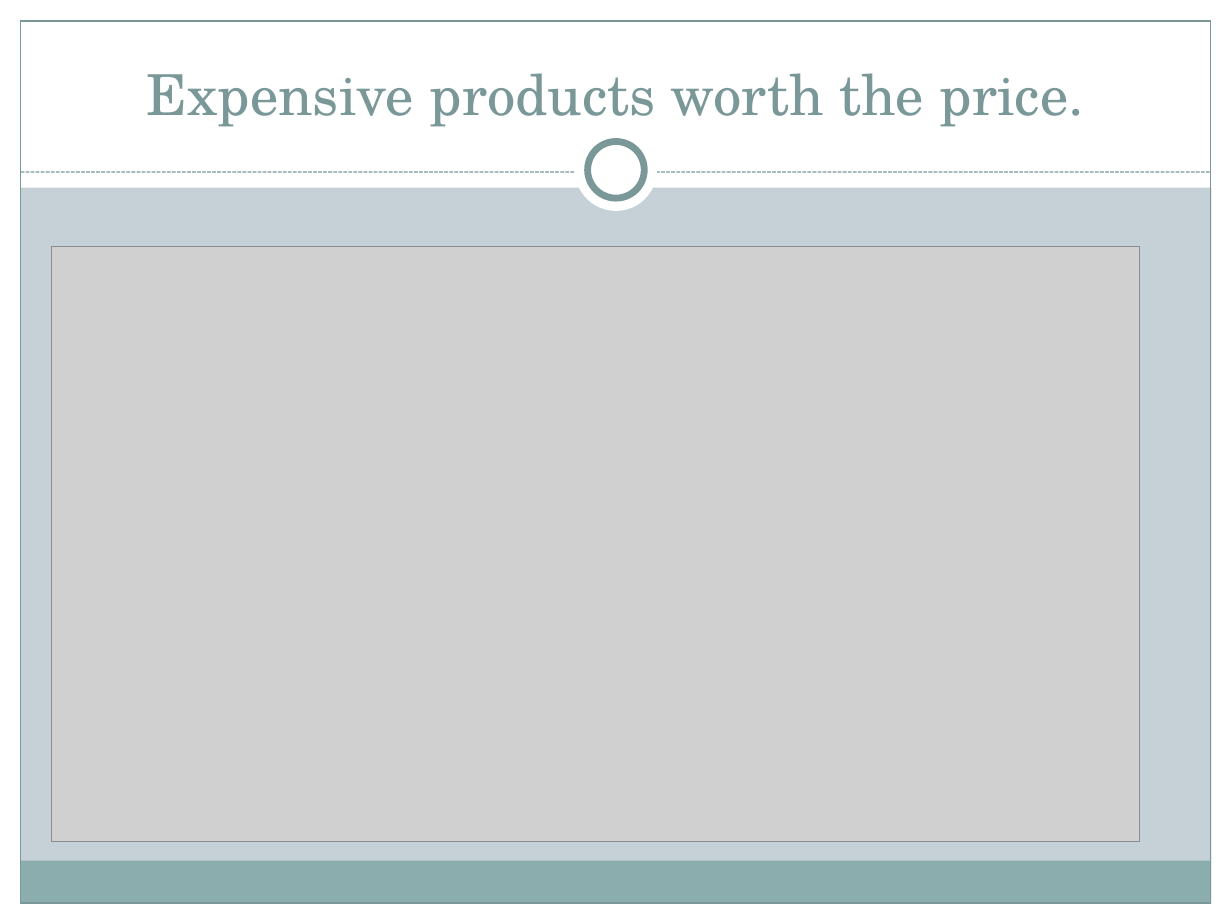
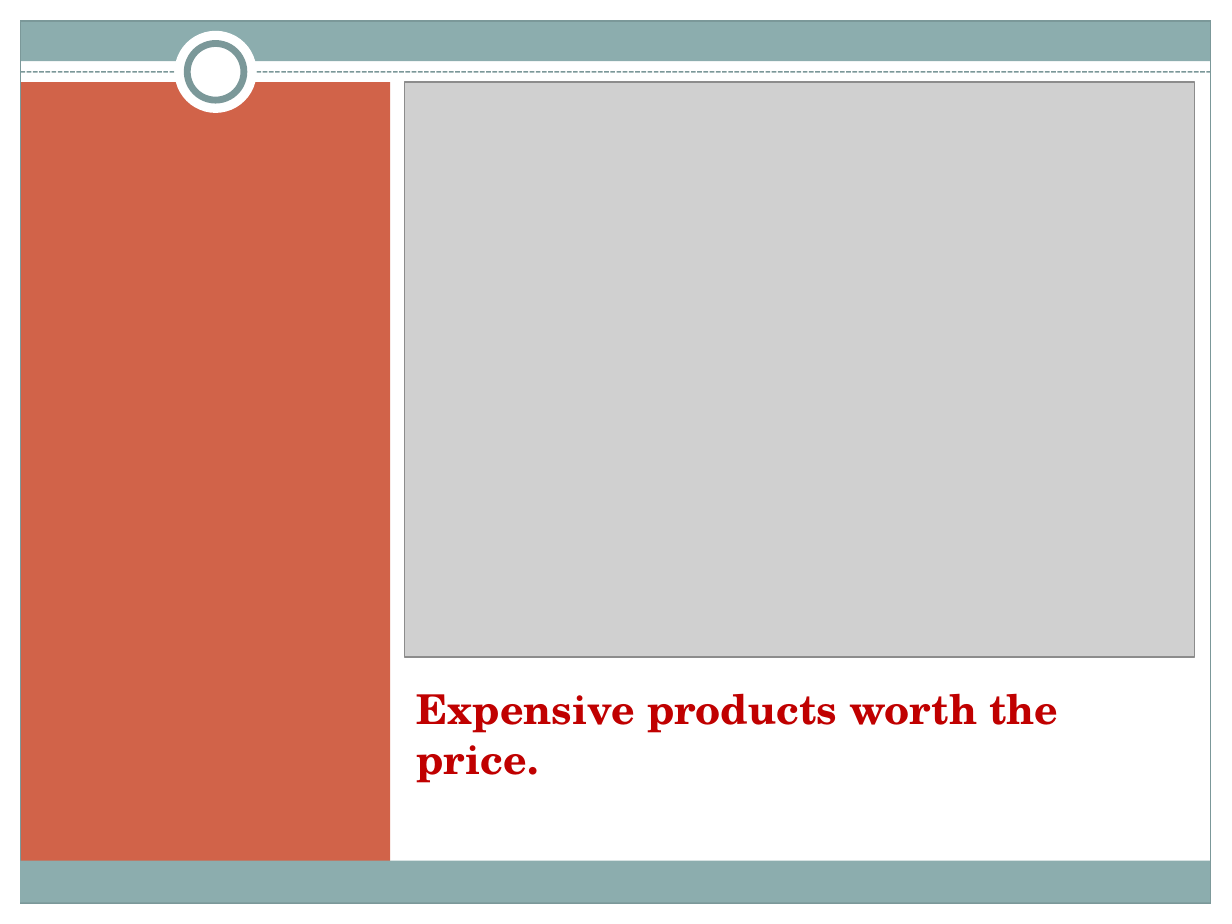
Before and after one commit to AshaSharmaGitHub/CDF-Project, a slide deck: slide 5 of Project-PPT.pptx. Drawn at 1232x924 pixels with LibreOffice and Linux fonts; fonts in the diff are those of the drawing; grey boxes stand for pictures. Boxes give left, top, right and bottom in pixels: in the first picture for what was removed or moved away, otherwise in the second. Text is boxed around its words. In the diff, an @@ line names an element or a change of style, - is before the commit and + after.

```diff
--- a/Project-PPT.pptx
+++ b/Project-PPT.pptx
@@ background #C5D1D7 to #FFFFFF @@
@@ rectangle: place and size @@
-rectangle at [0,0,1232,187]
+rectangle at [0,0,1232,21]
@@ rectangle added at [21,21,1211,62], fill #8CADAE @@
@@ ellipse: place and size @@
-ellipse at [575,129,658,212]
+ellipse at [175,31,257,113]
@@ ellipse: place and size @@
-ellipse at [588,142,644,198]
+ellipse at [187,43,244,100]
@@ line moved from (21, 172) - (1211, 172) to (21, 71) - (1211, 71) @@
@@ line (21, 71) - (1211, 71): stroke #7C999A 0.75 pt dashed to #7C999A 0.9 pt dashed @@
@@ rectangle added at [21,83,391,873], fill #D16349 @@
@@ picture: place and size @@
-picture at [52,246,1140,841]
+picture at [404,83,1195,658]
@@ title "Expensive products worth the price.": place and size @@
-title "Expensive products worth the price." at [147,73,1084,127]
+title "Expensive products worth the price." at [416,693,1058,783]
@@ title "Expensive products worth the price." at [416,693,1058,783]: size 33 to 24 pt, text colour #7C999A to #C00000, bold on; alignment centre to left; vertical alignment bottom to top @@
```
Also in this commit, not shown: 5 other slides changed, 1 slide added, 1 slide removed.
